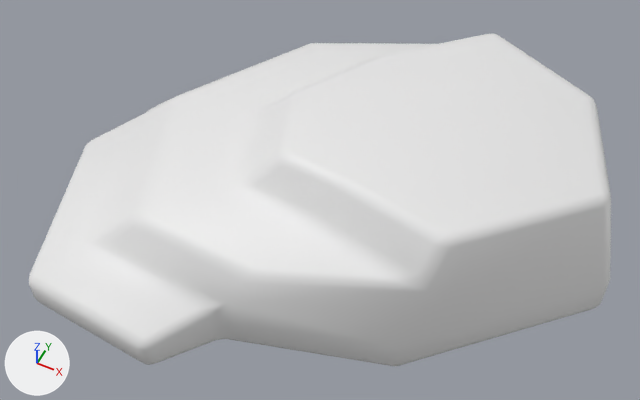
Two versions of the FBX model Assets/Environment/Props/Stones/Normal Rocks V1 FBX/Models/NormalRock7.fbx, one commit apart.
Rendered twice from a 50 mm camera at (0.743, -1.712, 2.157) aimed at (-0.057, -0.112, 0.157). Every picture has the same lights, and +X, +Y and +Z are marked at lower left. The picture after the commit comes second.

Script lines for the objects in view, before the commit:
```python
me_cube_019 = bpy.data.meshes.new('Cube.019')
me_cube_019.from_pydata(...)  # 226 vertices, 225 faces; spans x -0.87..0.8, y -0.77..0.73, z 0.0..0.44
ob_normalrock7 = bpy.data.objects.new('NormalRock7', me_cube_019)
ob_normalrock7.location = (0.0, 0.0, 0.0)
```
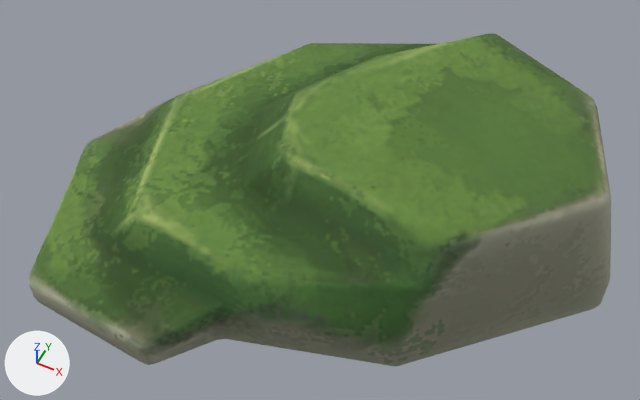
Where the newer file only moved an object's origin or applied its transform, the numbers keep the older frame.

Changed parts and their boxes [x1, y1, x2, y2] in the pictures (640 x 400 px):
```json
{"object": "NormalRock7", "change": "recoloured", "before": [29, 34, 611, 367], "after": [29, 34, 611, 367], "on screen": "white to green"}
```

Scene script edits in JSON lines:
```json
{"op": "add", "block": "img_final_mossy_rocks_basecolor_png", "code": ["img_final_mossy_rocks_basecolor_png = load_image('Final_Mossy Rocks_BaseColor.png', '../../Mossy Rocks FBX/Textures/Final_Mossy Rocks_BaseColor.png', 1024, 1024, 'sRGB')"]}
{"op": "add", "block": "mat_material_001", "code": ["mat_material_001 = principled_material('Material.001')", "mat_material_001.texture = img_final_mossy_rocks_basecolor_png", "mat_material_001.roughness = 1.0"]}
{"block": "me_cube_019", "where": "me_cube_019.from_pydata(...)  # 226 vertices, 225 faces; spans x -0.87..0.8, y -0.77..0.73, z 0.0..0.44"}
{"op": "add", "block": "me_cube_019", "code": "me_cube_019.materials.append(mat_material_001)  # picture img_final_mossy_rocks_basecolor_png"}
```
